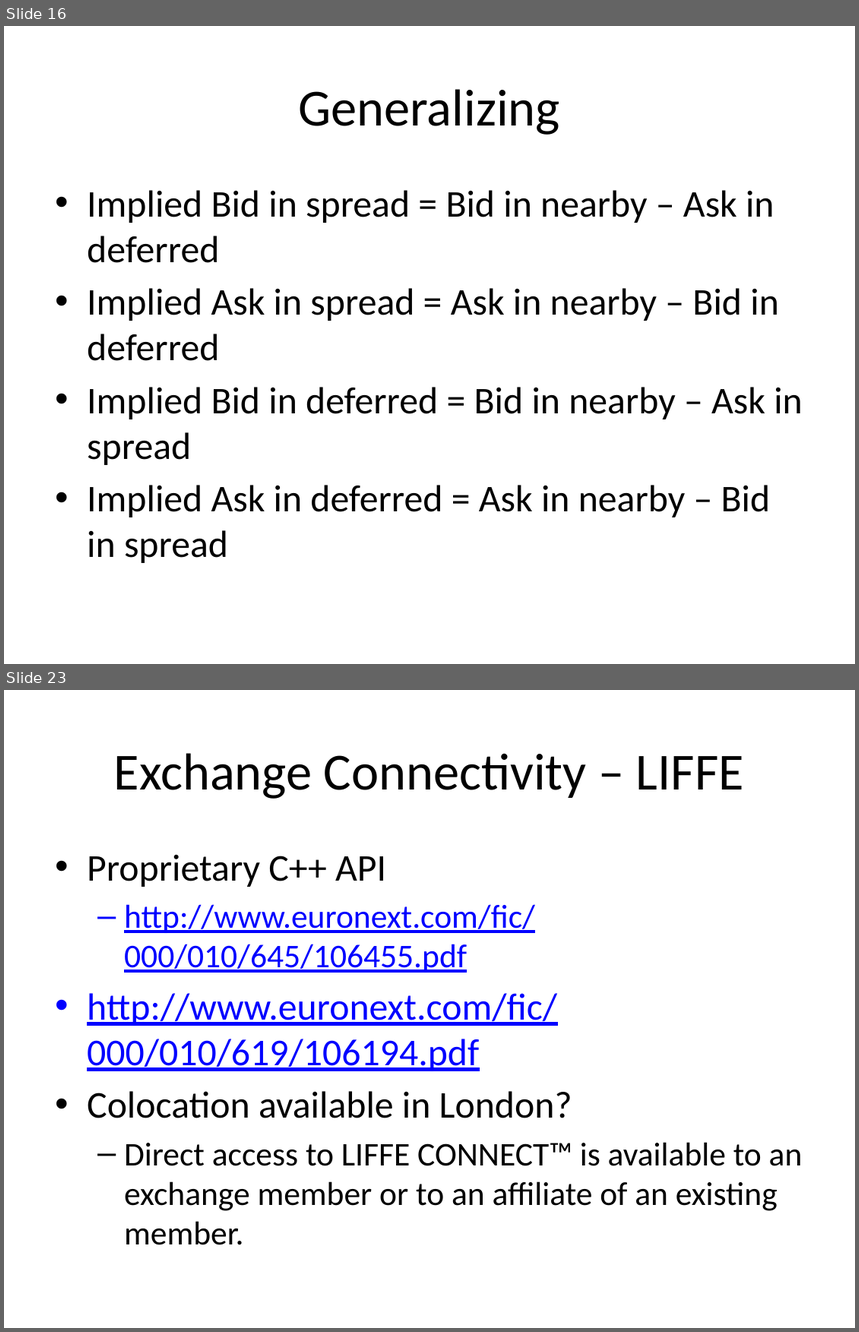
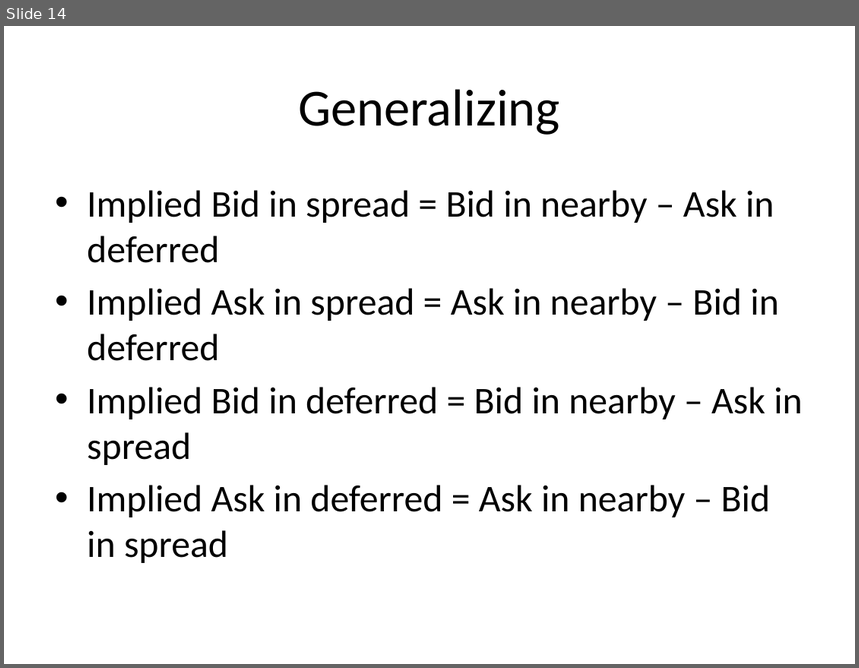
Before and after one commit to benofben/implier, a slide deck: doc/Implier - Background.pptx. Shown one above the other, each under a label of ours: slides 16 and 23 before the commit, slide 14 after it; the slides between them are not shown. The pictures are 859x1332 and 859x668 pixels, drawn with LibreOffice and Linux fonts; fonts in the diff are those of the drawing. Boxes give left, top, right and bottom in pixels: in the first picture for what was removed or moved away, otherwise in the second. Text is boxed around its words. In the diff, an @@ line names an element or a change of style, - is before the commit and + after.

```diff
--- a/doc/Implier - Background.pptx
+++ b/doc/Implier - Background.pptx
@@ slide 23 removed at bbox=[4, 690, 855, 1328], background #FFFFFF @@
@@ title removed at bbox=[114, 753, 744, 799] @@
-Exchange Connectivity – LIFFE
@@ text removed at bbox=[87, 854, 803, 1246] @@
-• Proprietary C++ API
-  – http://www.euronext.com/fic/000/010/645/106455.pdf
-• http://www.euronext.com/fic/000/010/619/106194.pdf
-• Colocation available in London?
-  – Direct access to LIFFE CONNECT™ is available to an exchange member or to an affiliate of an existing member.
@@ what was slide 16 is now slide 14 @@
```
Also in this commit, not shown: 2 slides added, 8 other slides removed, 11 other files.
